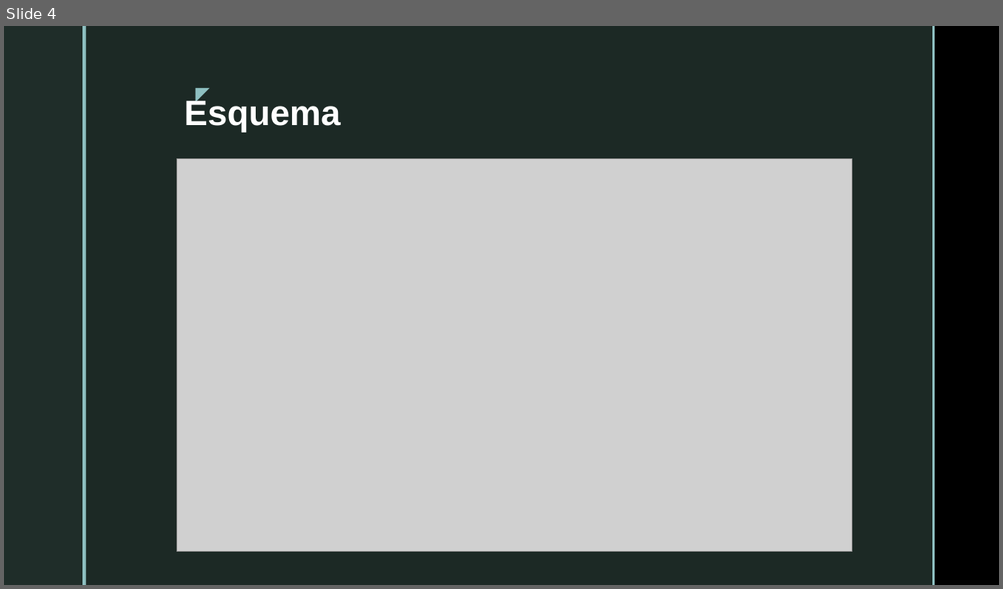
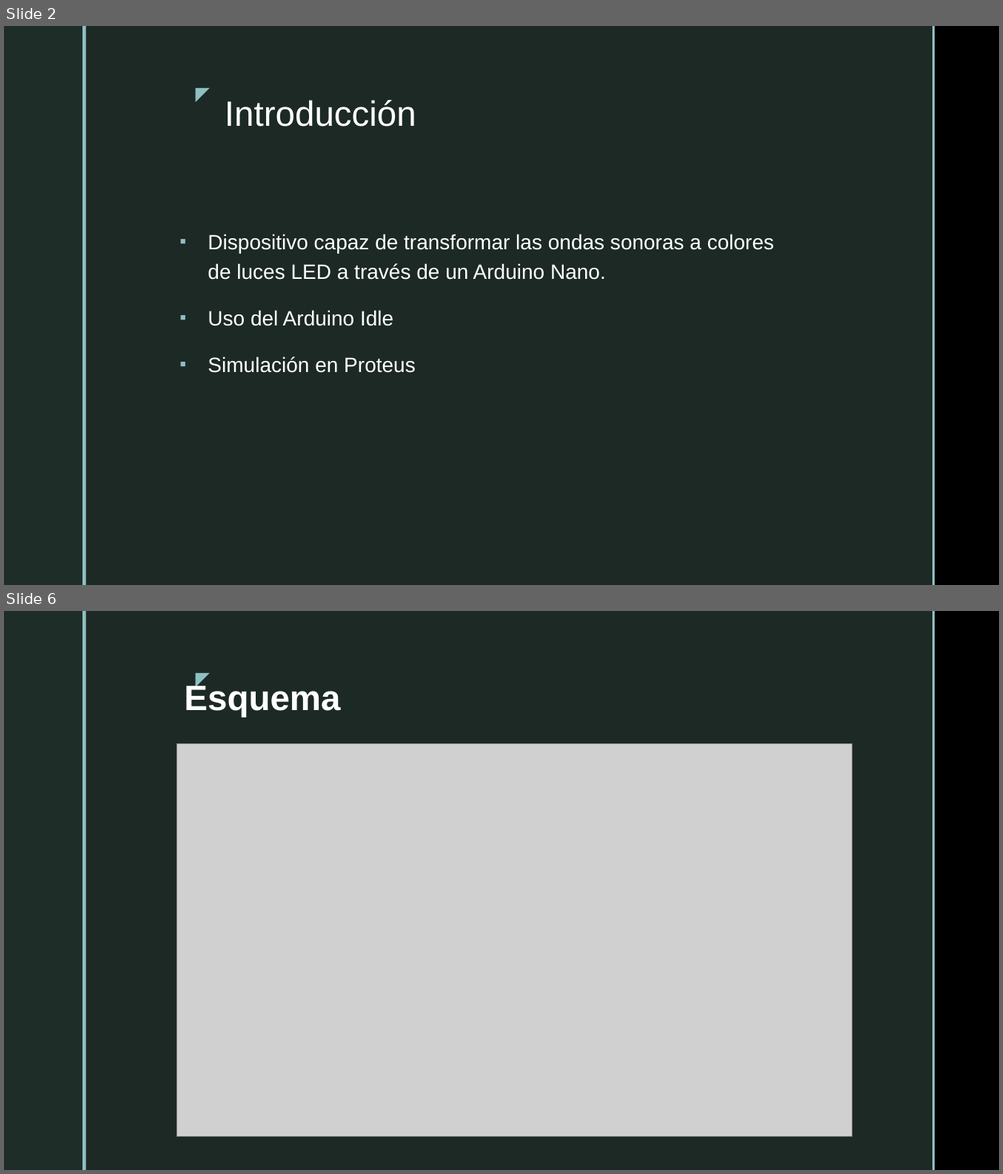
Before and after one commit to PhycomEspol/Audio-reactive, a slide deck: Expo.pptx. Shown one above the other, each under a label of ours: slide 4 before the commit, slides 2 and 6 after it; the slides between them are not shown. The pictures are 1003x589 and 1003x1174 pixels, drawn with LibreOffice and Linux fonts; fonts in the diff are those of the drawing; grey boxes stand for pictures; background and template pictures are left out. Boxes give left, top, right and bottom in pixels: in the first picture for what was removed or moved away, otherwise in the second. Text is boxed around its words. In the diff, an @@ line names an element or a change of style, - is before the commit and + after.

```diff
--- a/Expo.pptx
+++ b/Expo.pptx
@@ slide 2 added at (4, 26, 999, 585), background picture (left out); not listed: 5 template elements that a slide beside it also shows @@
@@ title added at (225, 100, 416, 127), 34 pt, text #FFFFFF @@
+Introducción
@@ text added at (208, 234, 774, 373), 20 pt, text #FFFFFF @@
+▪ Dispositivo capaz de transformar las ondas sonoras a colores de luces LED a través de un Arduino Nano.
+▪ Uso del Arduino Idle
+▪ Simulación en Proteus
@@ what was slide 4 is now slide 6 @@
```
Also in this commit, not shown: 3 slides changed, 1 other slide added, 1 other file.
